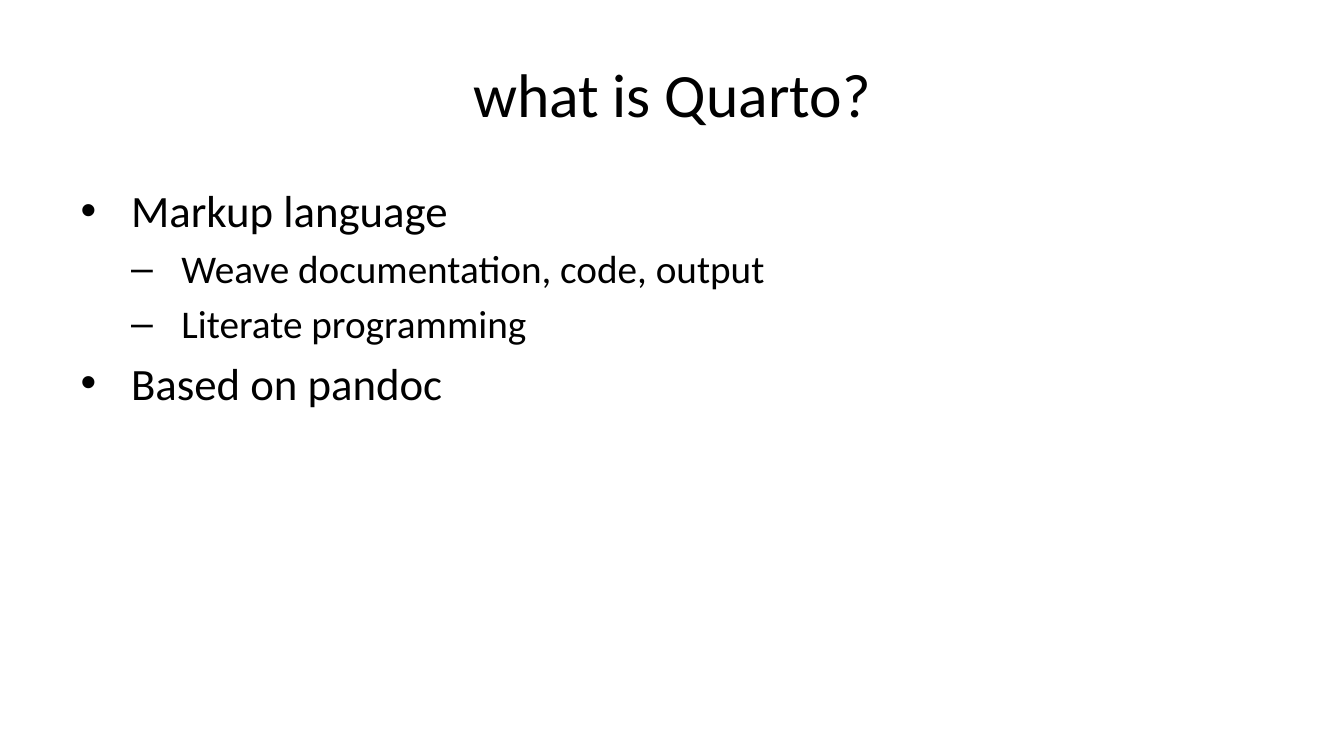
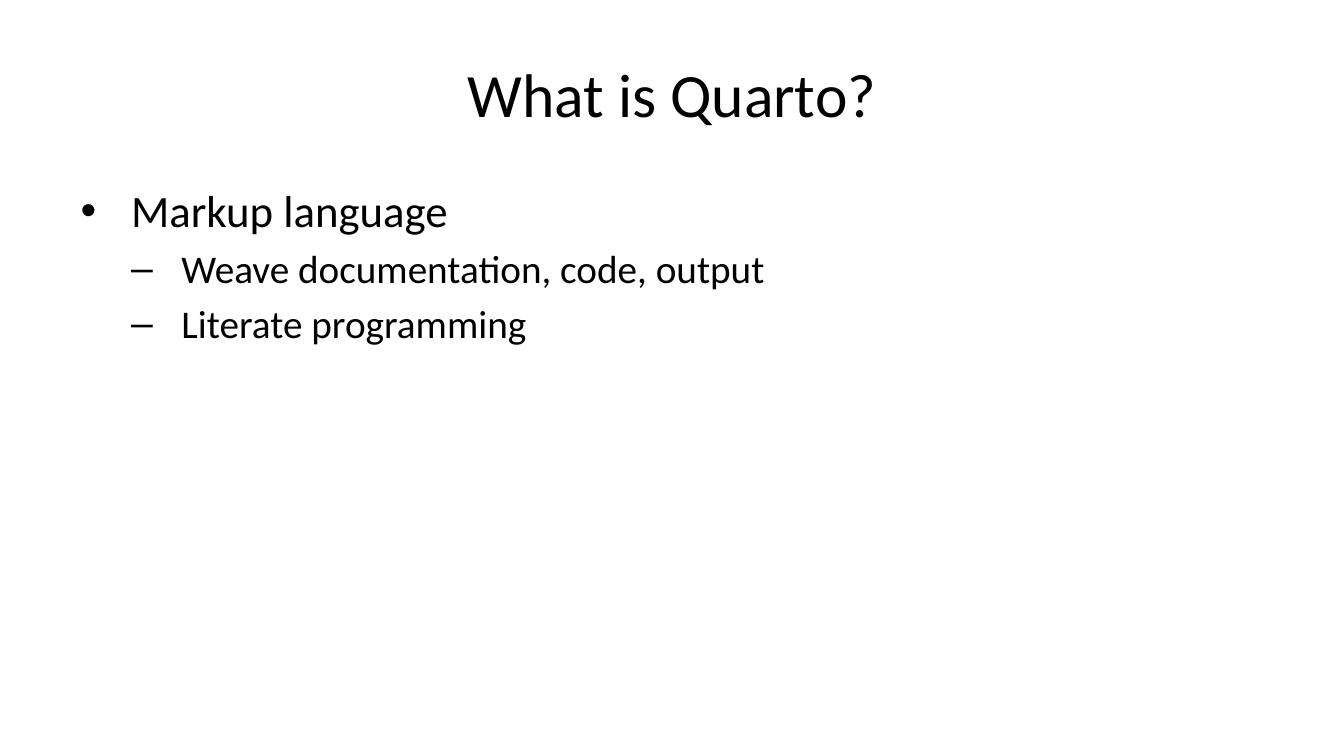
Before and after one commit to pmean/talks, a slide deck: slide 2 of quarto/beginning-with-quarto.pptx. Drawn at 1344x756 pixels with LibreOffice and Linux fonts; fonts in the diff are those of the drawing. Boxes give left, top, right and bottom in pixels: in the first picture for what was removed or moved away, otherwise in the second. Text is boxed around its words. In the diff, an @@ line names an element or a change of style, - is before the commit and + after.

```diff
--- a/quarto/beginning-with-quarto.pptx
+++ b/quarto/beginning-with-quarto.pptx
@@ title at (x1=468, y1=74, x2=876, y2=125): text changed @@
-what is Quarto?
+What is Quarto?
@@ text at (x1=131, y1=369, x2=443, y2=408): paragraph removed @@
-• Based on pandoc
```
Also in this commit, not shown: 2 other slides changed, 4 slides added, 1 slide removed, 1 other file.
